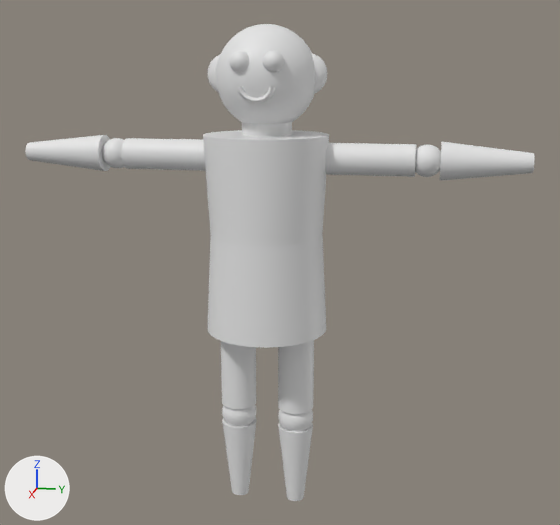
The Blender file Assets/Prefabs/BlenderModels/safeAnimatedCharacter.blend: old version first, new version second.
Rendered twice from a 50 mm camera at (7.65, 1.66, 3.72) aimed at (-0.02, 0.13, 1.8). The lights are fixed; the arrows at lower left show +X, +Y and +Z.

Objects in the first picture: 'Head', 'LeftElbow', 'LeftKnee', 'LeftLowerArm', 'LeftLowerLeg', 'LeftUpperArm', 'LeftUpperLeg', 'RightElbow', 'RightLowerArm', 'RightLowerLeg', 'RightUpperArm', 'RightUpperLeg', 'Torso'.
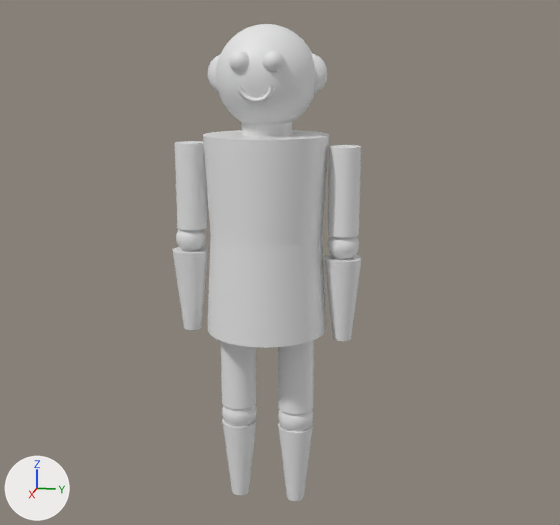
Patch to the scene script:
```diff
--- a/Assets/Prefabs/BlenderModels/safeAnimatedCharacter.blend.py
+++ b/Assets/Prefabs/BlenderModels/safeAnimatedCharacter.blend.py
@@ ob_rightlowerarm @@
 ob_rightlowerarm = bpy.data.objects.new('RightLowerArm', me_cone_005)
-ob_rightlowerarm.location = (0.04, -1.96, 2.9)
-ob_rightlowerarm.rotation_euler = (-1.571, 0.0, -3.142)  # degrees (-90, 0, -180)
+ob_rightlowerarm.location = (0.04, -0.82, 1.66)
+ob_rightlowerarm.rotation_euler = (0.0, 3.142, 0.0)  # degrees (0, 180, 0)
 ob_rightlowerarm.scale = (0.188, 0.188, 0.25)
@@ ob_rightelbow @@
 ob_rightelbow = bpy.data.objects.new('RightElbow', me_sphere)
-ob_rightelbow.location = (0.04, -1.58, 2.9)
+ob_rightelbow.location = (0.04, -0.81, 2.04)
 ob_rightelbow.scale = (0.156, 0.156, 0.156)
@@ ob_rightupperarm @@
 ob_rightupperarm = bpy.data.objects.new('RightUpperArm', me_cylinder_001)
-ob_rightupperarm.location = (0.04, -1.03, 2.9)
-ob_rightupperarm.rotation_euler = (1.571, 0.0, 0.0)  # degrees (90, 0, 0)
+ob_rightupperarm.location = (0.04, -0.79, 2.59)
+ob_rightupperarm.rotation_euler = (3.142, 0.0, 0.0)  # degrees (180, 0, 0)
 ob_rightupperarm.scale = (0.156, 0.156, 0.438)
@@ ob_leftlowerarm @@
 ob_leftlowerarm = bpy.data.objects.new('LeftLowerArm', me_cone_004)
-ob_leftlowerarm.location = (-0.04, 1.96, 2.88)
-ob_leftlowerarm.rotation_euler = (-1.571, 0.0, 0.0)  # degrees (-90, 0, 0)
+ob_leftlowerarm.location = (0.04, 0.79, 1.65)
+ob_leftlowerarm.rotation_euler = (-0.0049, 3.142, 0.0)  # degrees (-0.3, 180, 0)
 ob_leftlowerarm.scale = (0.188, 0.188, 0.25)
@@ ob_leftupperarm @@
 ob_leftupperarm = bpy.data.objects.new('LeftUpperArm', me_cylinder)
-ob_leftupperarm.location = (-0.04, 1.03, 2.88)
-ob_leftupperarm.rotation_euler = (-1.571, 0.0, 3.142)  # degrees (-90, 0, 180)
+ob_leftupperarm.location = (0.04, 0.79, 2.58)
 ob_leftupperarm.scale = (0.156, 0.156, 0.438)
@@ ob_leftelbow @@
 ob_leftelbow = bpy.data.objects.new('LeftElbow', me_sphere_001)
-ob_leftelbow.location = (-0.04, 1.58, 2.88)
+ob_leftelbow.location = (0.04, 0.79, 2.03)
 ob_leftelbow.rotation_euler = (0.0, -3.142, 0.0)  # degrees (0, -180, 0)
```

Changed parts and their boxes (x1, y1, x2, y2) in the pictures (560 x 525 px):
'LeftLowerArm', moved, turned: before (440, 142, 535, 181); after (325, 254, 362, 341)
'LeftUpperArm', moved, turned: before (325, 143, 416, 177); after (328, 145, 361, 238)
'RightUpperArm', moved, turned: before (121, 138, 206, 171); after (175, 141, 207, 230)
'RightLowerArm', moved, turned: before (25, 135, 110, 171); after (173, 247, 208, 330)
'LeftElbow', moved: before (415, 145, 441, 177); after (328, 236, 359, 260)
'RightElbow', moved: before (102, 138, 124, 168); after (176, 229, 206, 251)
